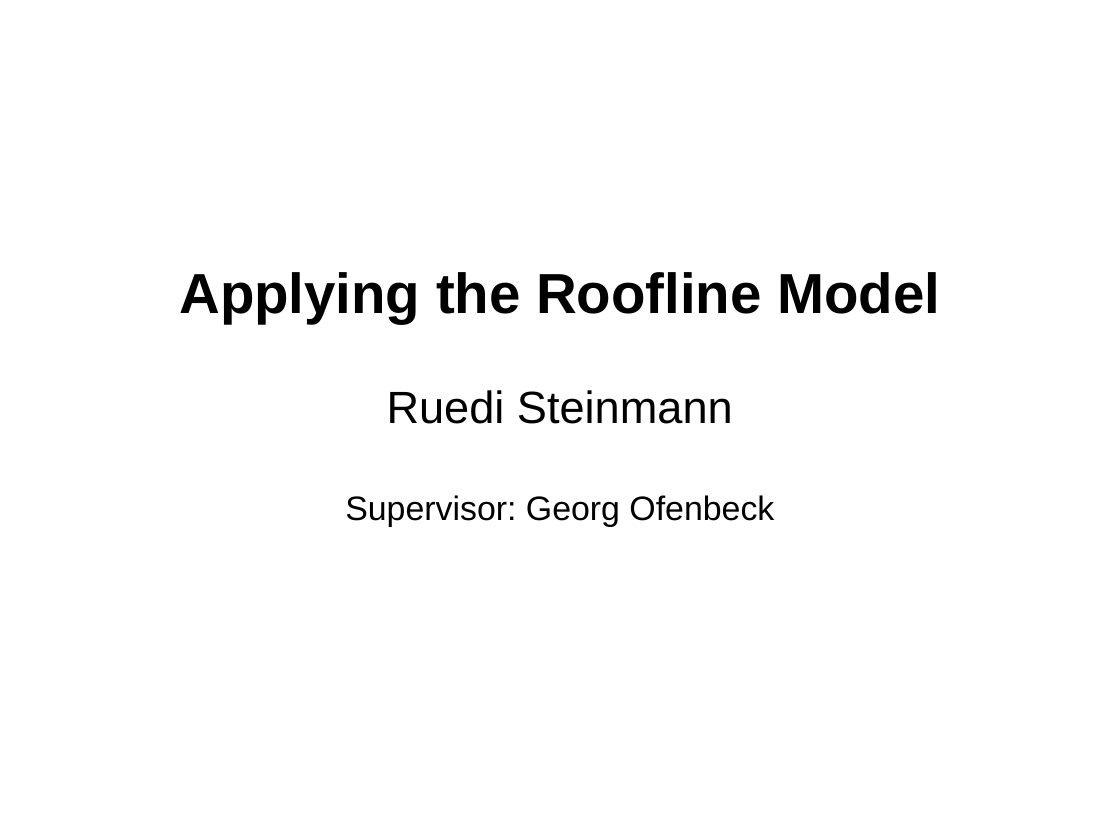
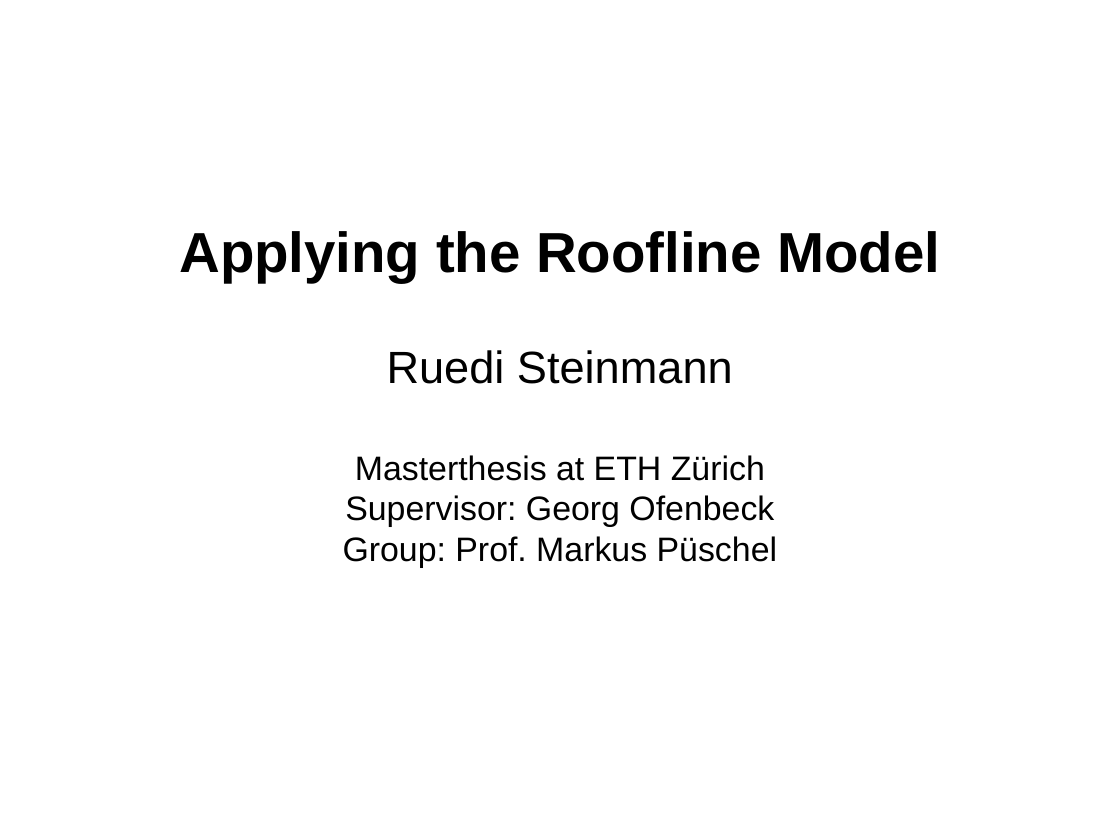
Before and after one commit to GeorgOfenbeck/Thesis_Steinmann, a slide deck: slide 1 of presentation.odp. Drawn at 1120x840 pixels with LibreOffice and Linux fonts; fonts in the diff are those of the drawing. Boxes give left, top, right and bottom in pixels: in the first picture for what was removed or moved away, otherwise in the second. Text is boxed around its words. In the diff, an @@ line names an element or a change of style, - is before the commit and + after.

```diff
--- a/presentation.odp
+++ b/presentation.odp
@@ subtitle at (x1=355, y1=455, x2=765, y2=481): paragraph added @@
+Masterthesis at ETH Zürich
@@ subtitle at (x1=343, y1=536, x2=777, y2=568): paragraph added @@
+Group: Prof. Markus Püschel
```
Also in this commit, not shown: 1 other slide changed, 7 slides added, 1 other file.
